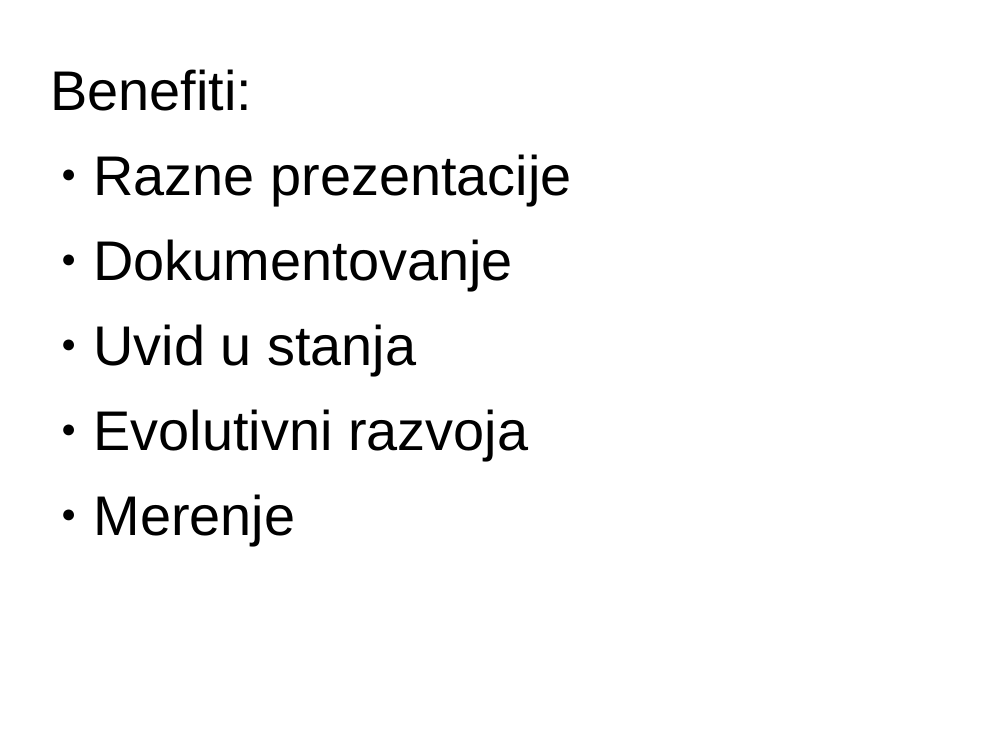
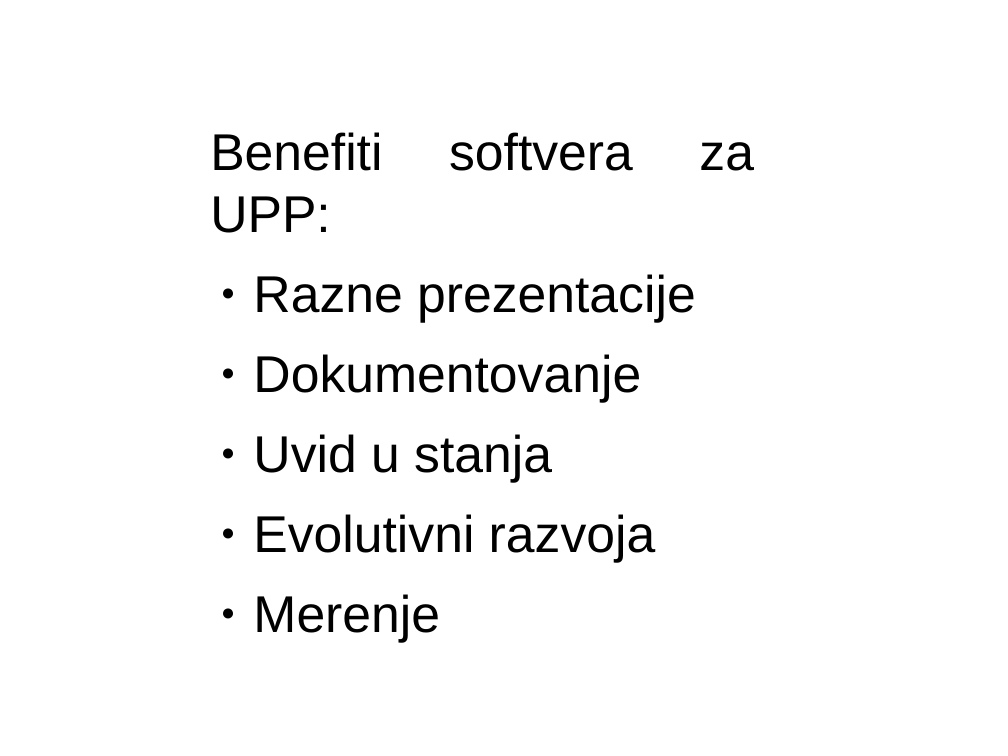
Before and after one commit to sljuka/bizflow, a slide deck: slide 6 of text/prezentacija.odp. Drawn at 1008x756 pixels with LibreOffice and Linux fonts; fonts in the diff are those of the drawing. Boxes give left, top, right and bottom in pixels: in the first picture for what was removed or moved away, otherwise in the second. Text is boxed around its words. In the diff, an @@ line names an element or a change of style, - is before the commit and + after.

```diff
--- a/text/prezentacija.odp
+++ b/text/prezentacija.odp
@@ text "Benefiti softvera za UPP:": place and size @@
-text "Benefiti softvera za UPP:" at [50,69,572,545]
+text "Benefiti softvera za UPP:" at [210,132,696,643]
@@ text at [210,132,633,171]: text changed; size 44 to 40.7 pt @@
-Benefiti:
+Benefiti softvera za UPP:
@@ text at [253,274,696,643]: size 44 to 40.7 pt in "Razne prezentacije", "Dokumentovanje", "Uvid u stanja", "Evolutivni razvoja" and 1 more places @@
```
Also in this commit, not shown: 1 other slide changed, 2 slides added, 1 slide removed.
